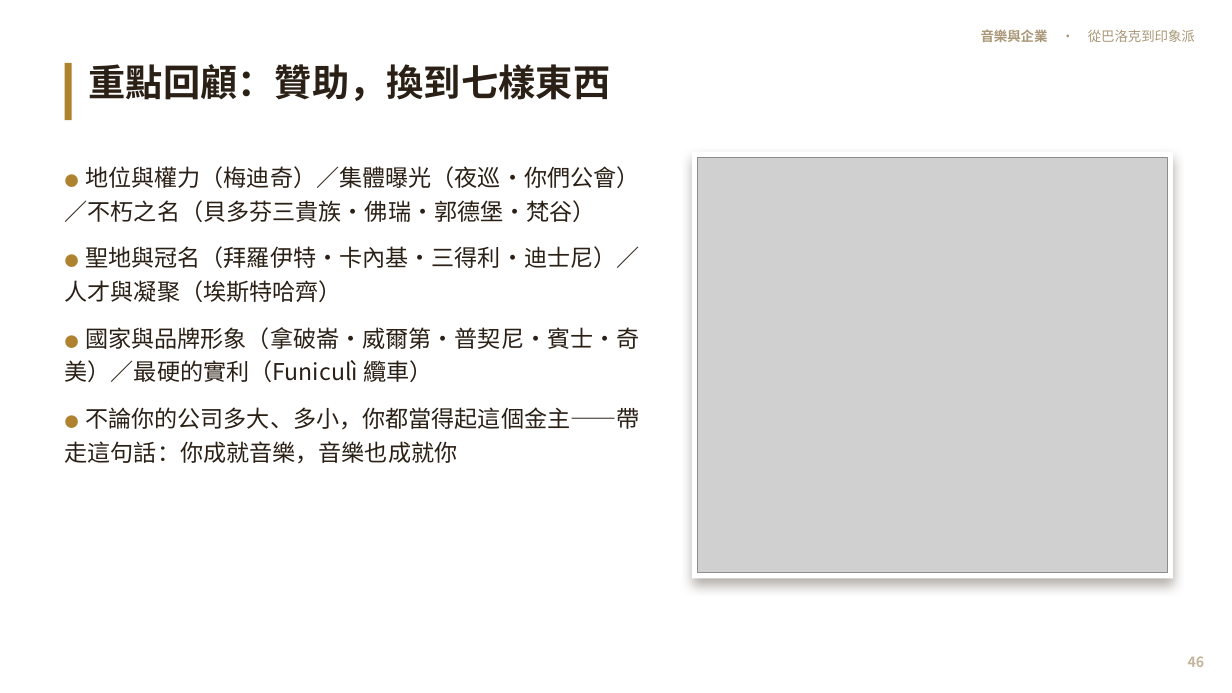
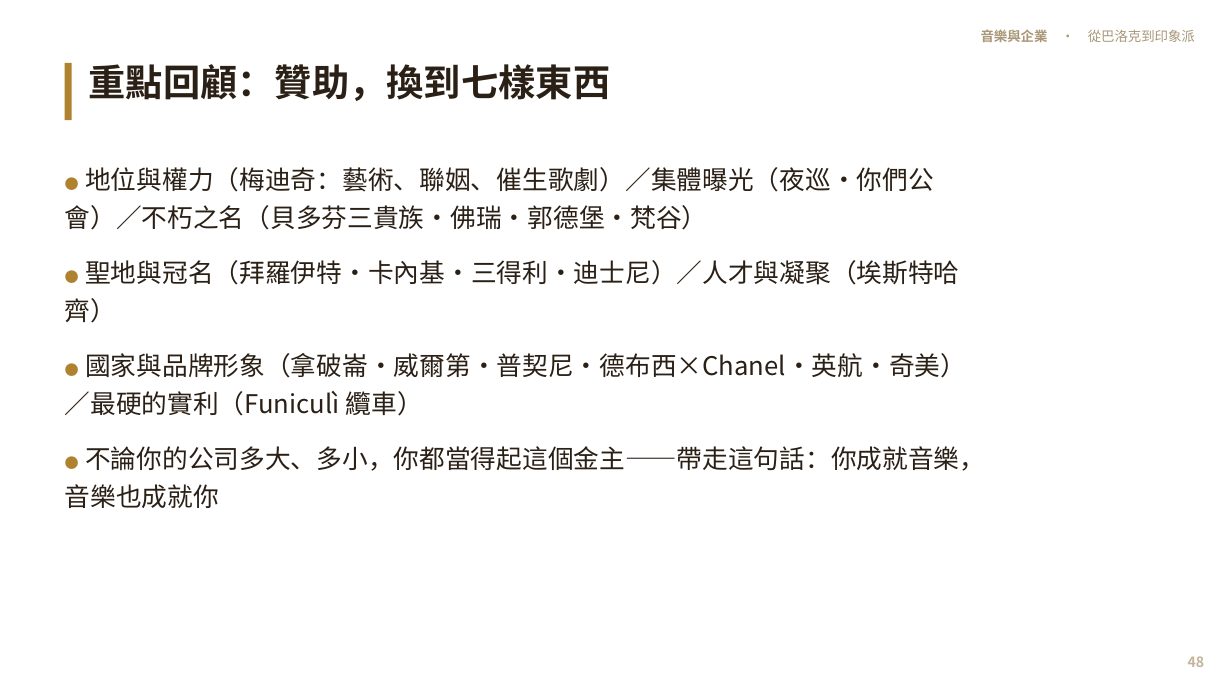
Before and after one commit to kblab2024/music-business-lecture, a slide deck: slide 48 of docs/downloads/音樂與企業-投影片.pptx (slide 46 before the commit). Drawn at 1232x693 pixels with LibreOffice and Linux fonts; fonts in the diff are those of the drawing; grey boxes stand for pictures. Boxes give left, top, right and bottom in pixels: in the first picture for what was removed or moved away, otherwise in the second. Text is boxed around its words. In the diff, an @@ line names an element or a change of style, - is before the commit and + after.

```diff
--- a/docs/downloads/音樂與企業-投影片.pptx
+++ b/docs/downloads/音樂與企業-投影片.pptx
@@ text at (65, 167, 934, 230): text changed; size 18 to 20 pt @@
-● 地位與權力（梅迪奇）／集體曝光（夜巡·你們公會）／不朽之名（貝多芬三貴族·佛瑞·郭德堡·梵谷）
+● 地位與權力（梅迪奇：藝術、聯姻、催生歌劇）／集體曝光（夜巡·你們公會）／不朽之名（貝多芬三貴族·佛瑞·郭德堡·梵谷）
@@ rectangle removed at (692, 152, 1173, 579) @@
@@ picture removed at (698, 157, 1167, 573) @@
@@ text at (65, 260, 985, 508): size 18 to 20 pt in "聖地與冠名（拜羅伊特·卡內基·三得利·迪士尼）／人才與凝聚（埃斯特哈齊）", "不論你的公司多大、多小，你都當得起這個金主——帶走這句話：你成就音樂，音樂也成就你"; more space between paragraphs @@
@@ text at (65, 353, 966, 416): text changed; size 18 to 20 pt @@
-● 國家與品牌形象（拿破崙·威爾第·普契尼·賓士·奇美）／最硬的實利（Funiculì 纜車）
+● 國家與品牌形象（拿破崙·威爾第·普契尼·德布西×Chanel·英航·奇美）／最硬的實利（Funiculì 纜車）
```
Also in this commit, not shown: 47 other slides changed, 2 slides added, 30 other files.
